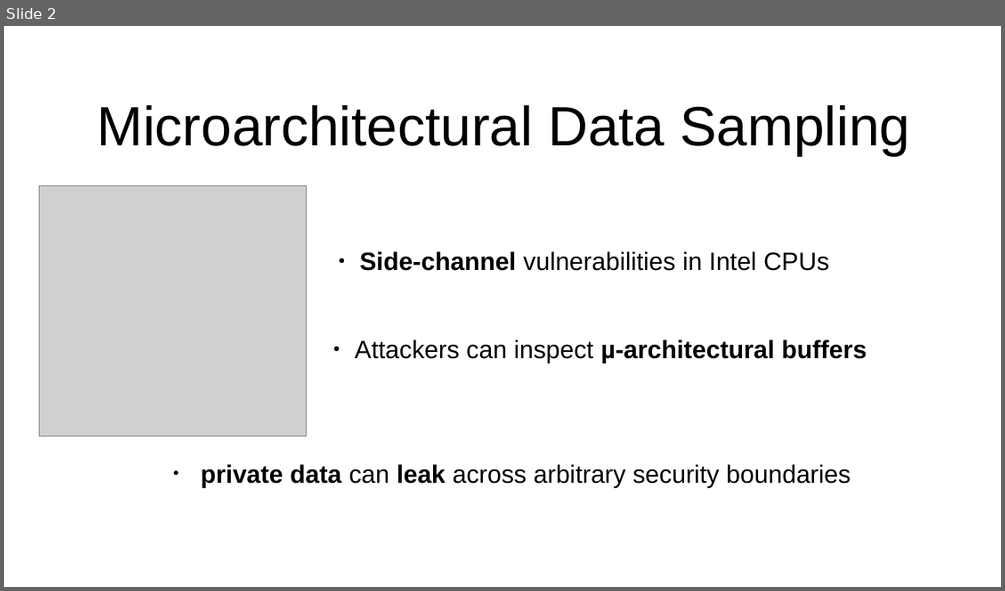
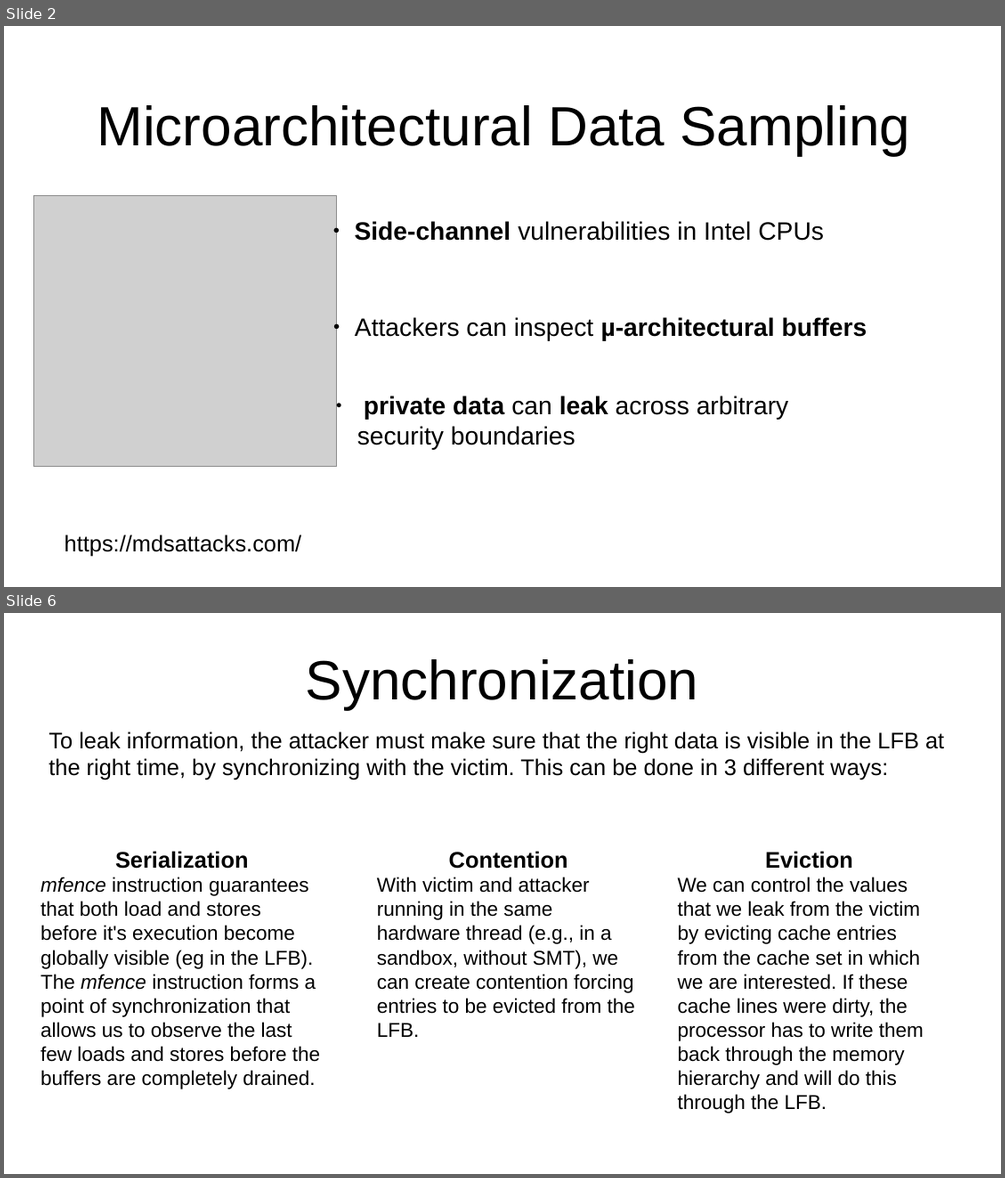
Before and after one commit to Rijndael99/hw_vulnerabilities, a slide deck: presentation1.pptx. Shown one above the other, each under a label of ours: slide 2 before the commit, slides 2 and 6 after it; the slides between them are not shown. The pictures are 1005x591 and 1005x1178 pixels, drawn with LibreOffice and Linux fonts; fonts in the diff are those of the drawing; grey boxes stand for pictures. Boxes give left, top, right and bottom in pixels: in the first picture for what was removed or moved away, otherwise in the second. Text is boxed around its words. In the diff, an @@ line names an element or a change of style, - is before the commit and + after.

```diff
--- a/presentation1.pptx
+++ b/presentation1.pptx
@@ slide 6 added at [4, 613, 1001, 1174], background #FFFFFF @@
@@ title added at [306, 659, 698, 710], 44 pt, text #000000 @@
+Synchronization
@@ text added at [48, 731, 944, 780], 18 pt, text #000000 @@
+To leak information, the attacker must make sure that the right data is visible in the LFB at the right time, by synchronizing with the victim. This can be done in 3 different ways:
@@ text added at [40, 851, 320, 1089], 16 pt, text #000000 @@
+Serialization
+mfence instruction guarantees that both load and stores before it's execution become globally visible (eg in the LFB).
+The mfence instruction forms a point of synchronization that allows us to observe the last few loads and stores before the buffers are completely drained.
@@ text added at [377, 851, 635, 1037], 16 pt, text #000000 @@
+Contention
+With victim and attacker running in the same hardware thread (e.g., in a sandbox, without SMT), we can create contention forcing entries to be evicted from the LFB.
@@ text added at [678, 851, 923, 1113], 16 pt, text #000000 @@
+Eviction
+We can control the values that we leak from the victim by evicting cache entries from the cache set in which we are interested. If these cache lines were dirty, the processor has to write them back through the memory hierarchy and will do this through the LFB.
@@ slide 2 changed as well @@
@@ picture: place and size @@
-picture at [40, 186, 306, 435]
+picture at [34, 195, 337, 466]
@@ text "Side-channel vulnerabilities in Intel CPUs": place and size @@
-text "Side-channel vulnerabilities in Intel CPUs" at [360, 251, 829, 271]
+text "Side-channel vulnerabilities in Intel CPUs" at [355, 221, 824, 240]
@@ text "Attackers can inspect µ-architectural buffers": place and size @@
-text "Attackers can inspect µ-architectural buffers" at [355, 339, 867, 363]
+text "Attackers can inspect µ-architectural buffers" at [355, 317, 867, 341]
@@ text "private data can leak across ..." rewrapped from [201, 464, 850, 488] to [357, 395, 789, 450] @@
@@ text added at [65, 534, 302, 556], 18 pt, text #000000 @@
+https://mdsattacks.com/
```
Also in this commit, not shown: 1 other slide changed, 6 other slides added, 1 slide removed, 1 other file.
